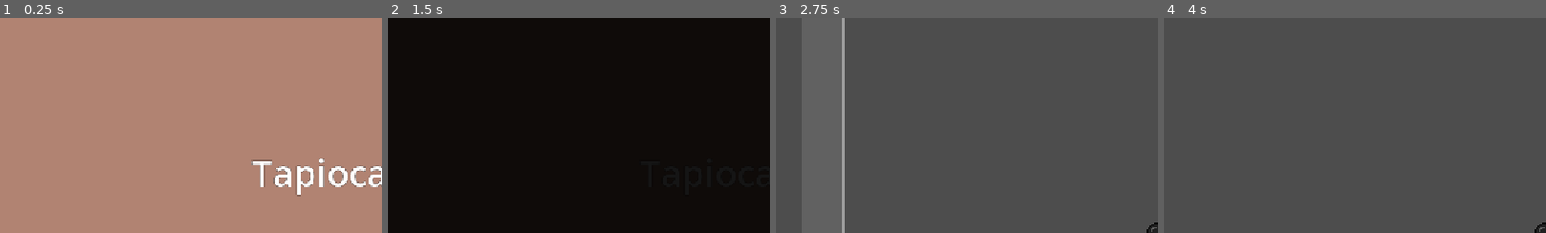
Above: before the commit, frames 1-4 (left to right).
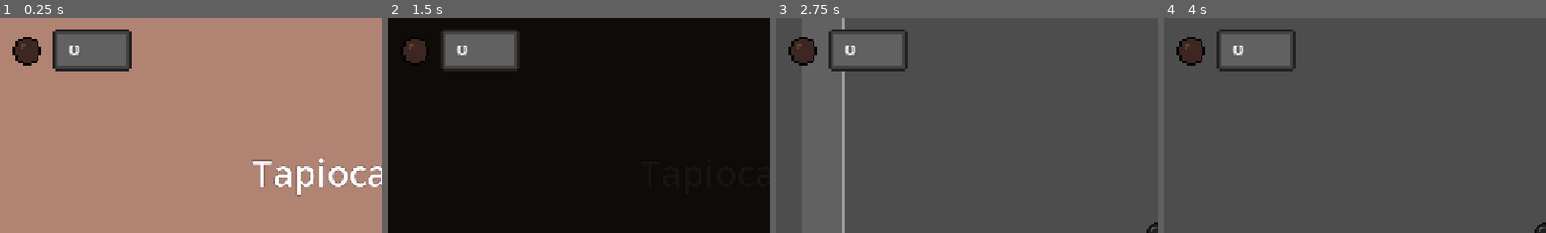
Above: after the commit, the same moments.

Repository: Adi-Ari-17/tapioca-run
Game: Godot game, scene res://scenes/main.tscn
Same seed, same stepped clock (60 frames per second), same inputs: the game is played once before the commit and once after it.
Inputs:
- Up to frame 1 (0.25 s): no input
- Up to frame 2 (1.5 s): click "Start Game" at 0.5 s; click "Start Game" at 1.25 s
- Up to frame 3 (2.75 s): hold Right (right) from 2.03 s (still down); tap Up (up) at 2.27 s
- Up to frame 4 (4 s): tap Up (up) at 3.02 s; release Right (right) at 3.53 s; hold Left (left) from 3.53 s (still down)
The pictures show only the part of the screen within x 0-50%, y 0-50%; the shares and areas given below are measured in that part.

The runs differ from the first frame. In frame 1, 4.8% of the frame differs, in the area x 3-35%, y 5-25%; in frame 2, 3.9%; in frame 3, 1.8%; in frame 4, 1.5%.

Commit message:
hud

Diff:
--- /dev/null
+++ b/tapioca-run/scenes/hud.tscn
@@ -0,0 +1,22 @@
+[gd_scene format=3 uid="uid://dacxtg0q5x3a8"]
+
+[ext_resource type="Texture2D" uid="uid://bm41vtf3pxpjw" path="res://assets/sprites/hud.png" id="1_ahhtf"]
+[ext_resource type="Script" uid="uid://5t8byitqoo40" path="res://scripts/hud.gd" id="1_oo0fn"]
+
+[sub_resource type="LabelSettings" id="LabelSettings_6mc5i"]
+
+[node name="Node2D" type="Node2D" unique_id=1661951141]
+scale = Vector2(2, 2)
+script = ExtResource("1_oo0fn")
+
+[node name="Sprite2D" type="Sprite2D" parent="." unique_id=1985255572]
+scale = Vector2(2, 2)
+texture = ExtResource("1_ahhtf")
+
+[node name="Label" type="Label" parent="." unique_id=247882695]
+offset_left = -1.9999999
+offset_top = -7.9999995
+offset_right = 32.587326
+offset_bottom = 15.0
+scale = Vector2(0.95410675, 0.6600145)
+label_settings = SubResource("LabelSettings_6mc5i")
--- a/tapioca-run/scenes/main.tscn
+++ b/tapioca-run/scenes/main.tscn
@@ -3,6 +3,7 @@
 [ext_resource type="Script" uid="uid://b2o4smosjr7vl" path="res://scripts/main.gd" id="1_0wfyh"]
 [ext_resource type="PackedScene" uid="uid://bwbm2cn8x2pyg" path="res://scenes/player.tscn" id="1_o5qli"]
 [ext_resource type="Script" uid="uid://x661kf0eeiky" path="res://scripts/transition_layer.gd" id="3_sugp2"]
+[ext_resource type="PackedScene" uid="uid://dacxtg0q5x3a8" path="res://scenes/hud.tscn" id="4_jyhfs"]
 
 [sub_resource type="Animation" id="Animation_sugp2"]
 length = 0.001
@@ -81,3 +82,6 @@
 [node name="AnimationPlayer" type="AnimationPlayer" parent="GUI/TransitionLayer" unique_id=1655699071]
 root_node = NodePath("../..")
 libraries/ = SubResource("AnimationLibrary_tefeu")
+
+[node name="Node2D" parent="GUI" unique_id=1661951141 instance=ExtResource("4_jyhfs")]
+position = Vector2(107, 48)
--- /dev/null
+++ b/tapioca-run/scripts/hud.gd
@@ -0,0 +1,10 @@
+extends Node2D
+
+@onready var label: Label = $Label
+
+# Called when the node enters the scene tree for the first time.
+func _ready() -> void:
+	label.text = str(GameManager.coins)
+
+func _physics_process(delta: float) -> void:
+	label.text = str(GameManager.coins)
Not shown, added: tapioca-run/scripts/hud.gd.uid
